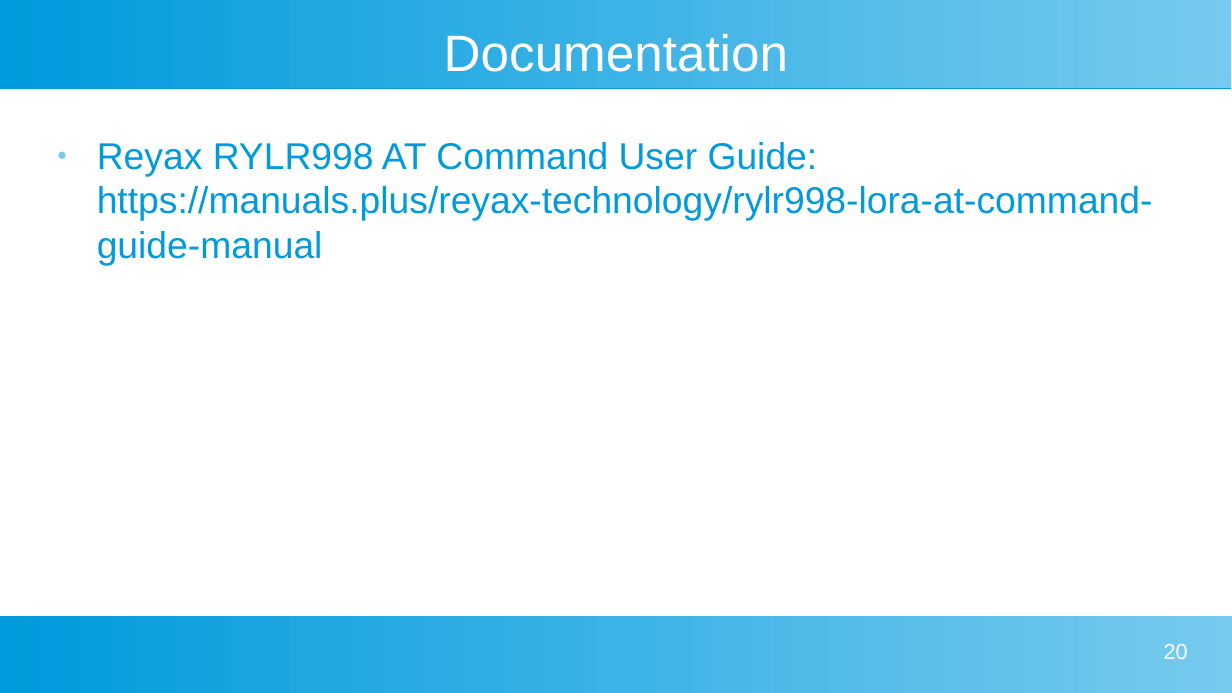
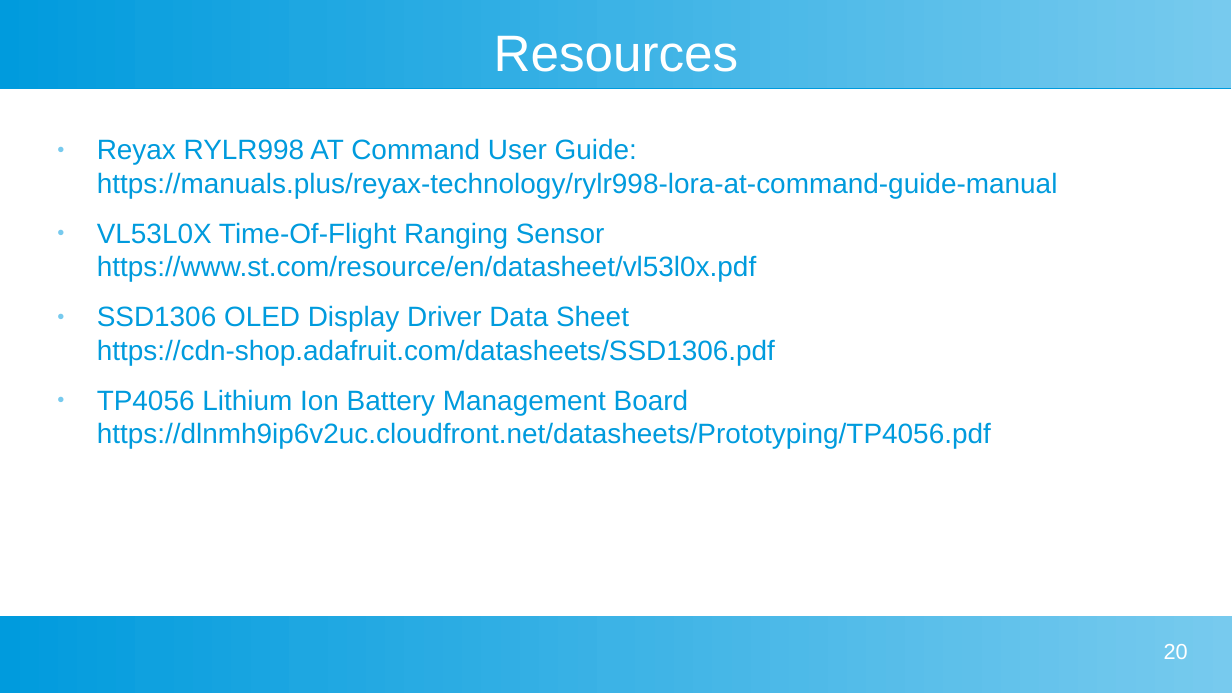
Before and after one commit to buteomont/Delivery-Box-Reporter-LoRa, a slide deck: slide 20 of resources/Presentation/Delivery Box Presentation.odp. Drawn at 1232x693 pixels with LibreOffice and Linux fonts; fonts in the diff are those of the drawing. Boxes give left, top, right and bottom in pixels: in the first picture for what was removed or moved away, otherwise in the second. Text is boxed around its words. In the diff, an @@ line names an element or a change of style, - is before the commit and + after.

Commit message:
Mostly changes to the box and board design

```diff
--- a/resources/Presentation/Delivery Box Presentation.odp
+++ b/resources/Presentation/Delivery Box Presentation.odp
@@ title at [494, 36, 739, 72]: text changed @@
-Documentation
+Resources
@@ text at [97, 138, 1058, 198]: size 24 to 18 pt in "Reyax RYLR998 AT Command User Guide: https://manuals.plus/re ..." @@
@@ text at [97, 222, 991, 449]: paragraphs added @@
+● VL53L0X Time-Of-Flight Ranging Sensor
+  https://www.st.com/resource/en/datasheet/vl53l0x.pdf
+● SSD1306 OLED Display Driver Data Sheet
+  https://cdn-shop.adafruit.com/datasheets/SSD1306.pdf
+● TP4056 Lithium Ion Battery Management Board
+  https://dlnmh9ip6v2uc.cloudfront.net/datasheets/Prototyping/TP4056.pdf
```
Also in this commit, not shown: 6 other slides changed, 1 slide added, 1 slide removed, 58 other files.
